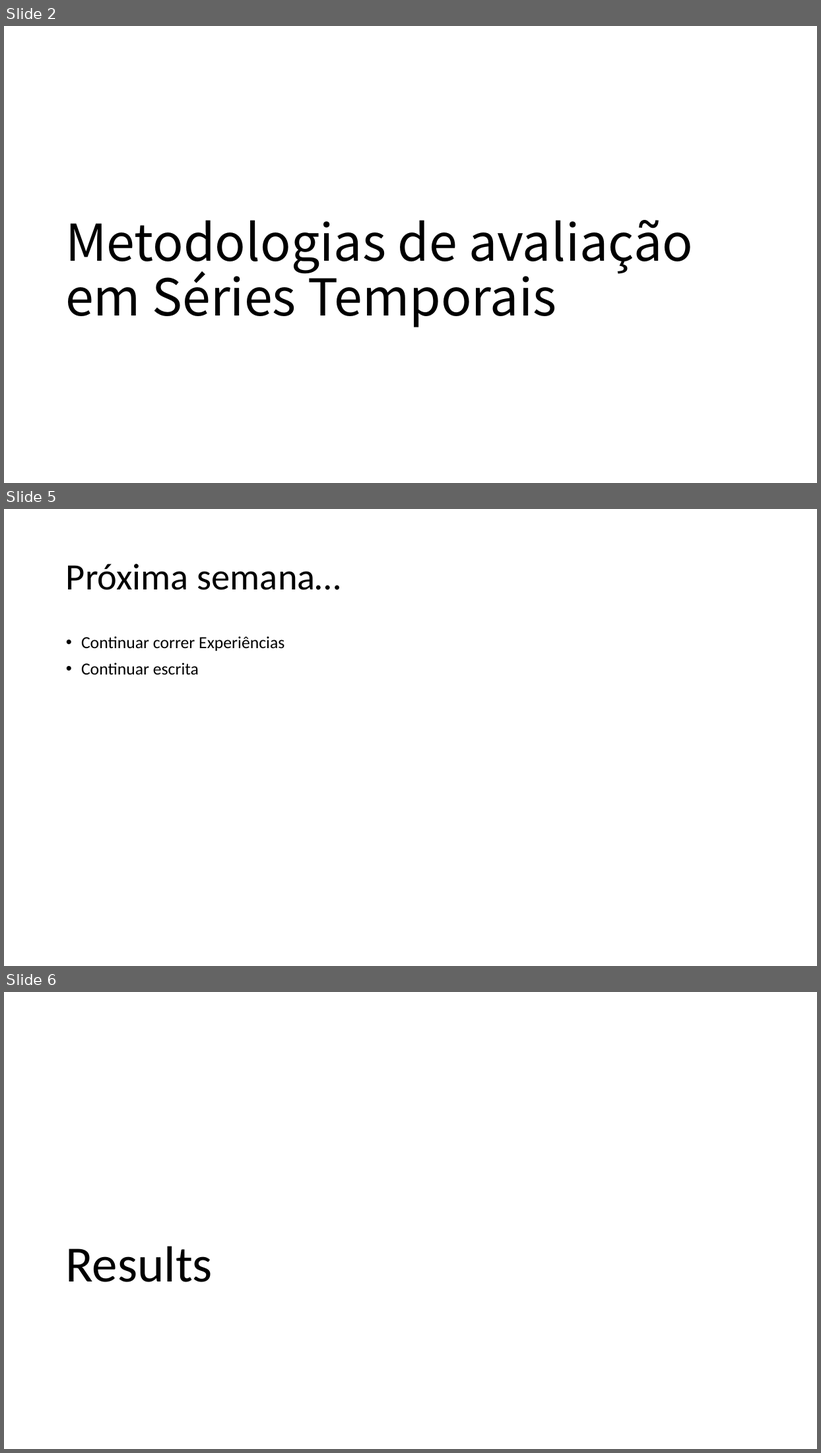
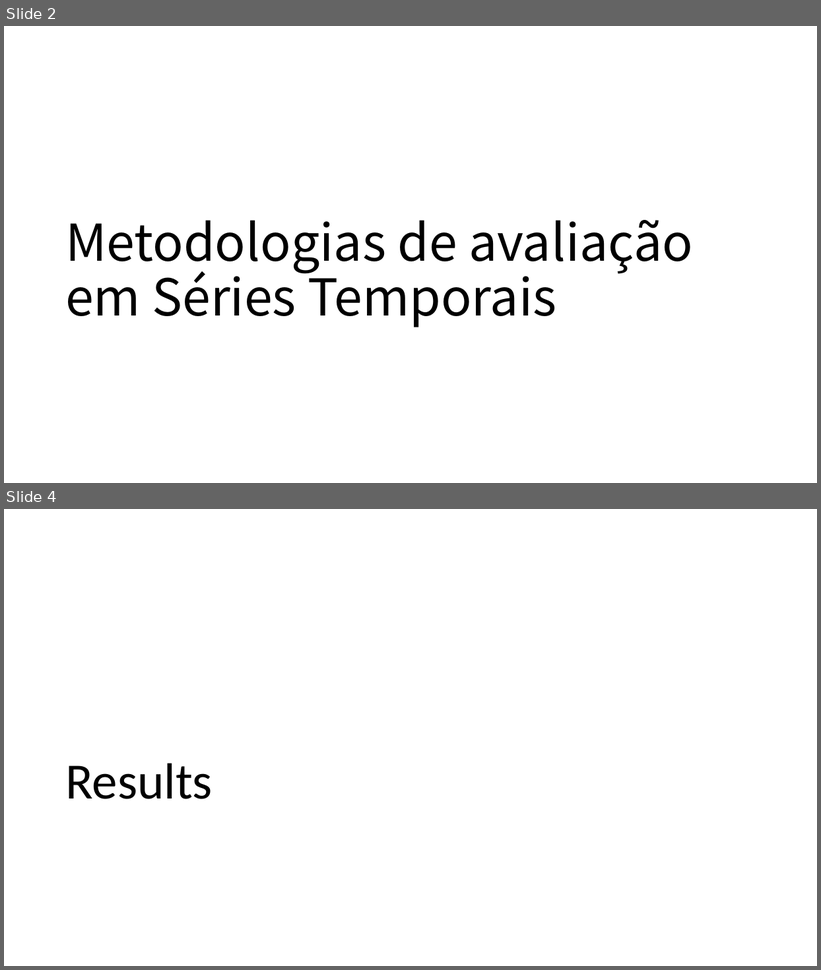
Before and after one commit to MiguelLoureiro98/timecave, a slide deck: papers/.ppt/TimeSeriesCV_26072024.pptx. Shown one above the other, each under a label of ours: slides 2, 5 and 6 before the commit, slides 2 and 4 after it; the slides between them are not shown. The pictures are 821x1453 and 821x970 pixels, drawn with LibreOffice and Linux fonts; fonts in the diff are those of the drawing. Boxes give left, top, right and bottom in pixels: in the first picture for what was removed or moved away, otherwise in the second. Text is boxed around its words. In the diff, an @@ line names an element or a change of style, - is before the commit and + after.

```diff
--- a/papers/.ppt/TimeSeriesCV_26072024.pptx
+++ b/papers/.ppt/TimeSeriesCV_26072024.pptx
@@ slide 5 removed at [4,509,817,966], background #FFFFFF @@
@@ title removed at [66,564,341,590] @@
-Próxima semana…
@@ text removed at [81,636,284,675] @@
-• Continuar correr Experiências
-• Continuar escrita
@@ what was slide 6 is now slide 4 @@
```
Also in this commit, not shown: 1 slide changed, 4 slides added, 3 other slides removed, 1 other file.
